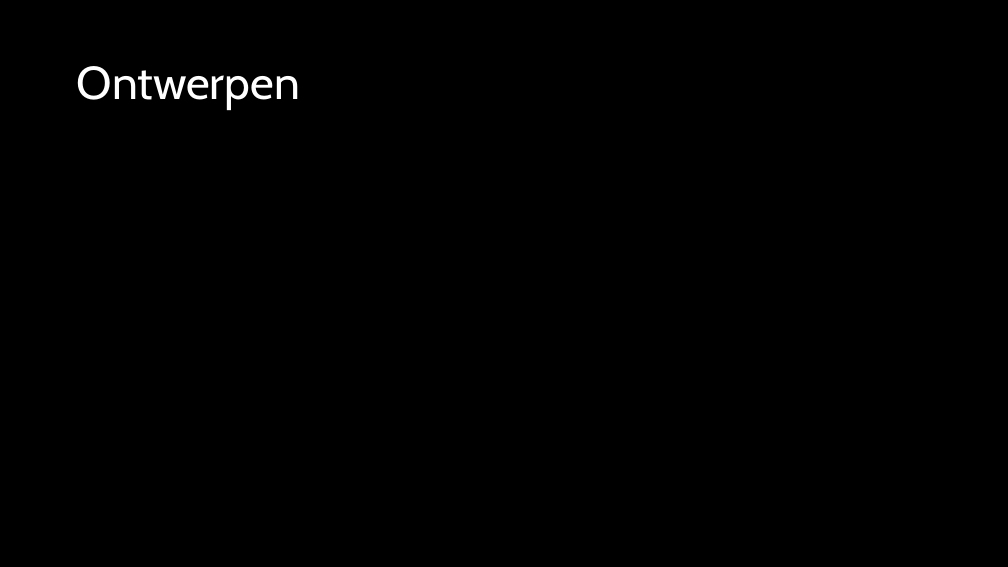
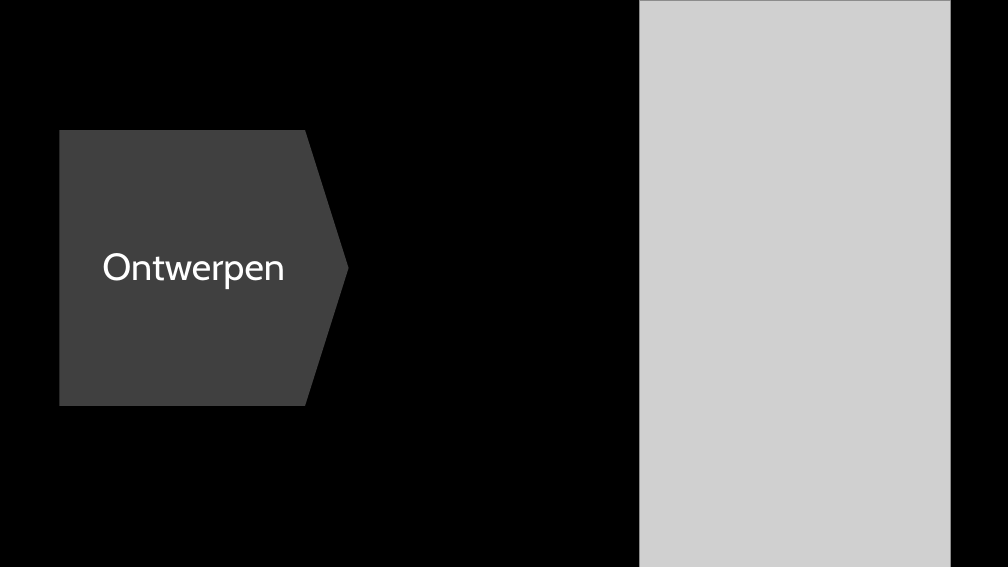
Before and after one commit to TomHeij/Project5-6, a slide deck: slide 9 of Opleverset_Project_5-6/Manage_&_Control/50% Presentatie.pptx. Drawn at 1008x567 pixels with LibreOffice and Linux fonts; fonts in the diff are those of the drawing; grey boxes stand for pictures. Boxes give left, top, right and bottom in pixels: in the first picture for what was removed or moved away, otherwise in the second. Text is boxed around its words. In the diff, an @@ line names an element or a change of style, - is before the commit and + after.

```diff
--- a/Opleverset_Project_5-6/Manage_&_Control/50% Presentatie.pptx
+++ b/Opleverset_Project_5-6/Manage_&_Control/50% Presentatie.pptx
@@ picture added at box(640, 0, 951, 567) @@
@@ down arrow added at box(60, 130, 349, 406), fill #404040 @@
@@ title "Ontwerpen": place and size @@
-title "Ontwerpen" at box(77, 66, 300, 110)
+title "Ontwerpen" at box(102, 253, 285, 289)
@@ title "Ontwerpen" at box(102, 253, 285, 289): size 44 to 36 pt; alignment left to centre @@
```
Also in this commit, not shown: 1 slide added, 2 other files.
